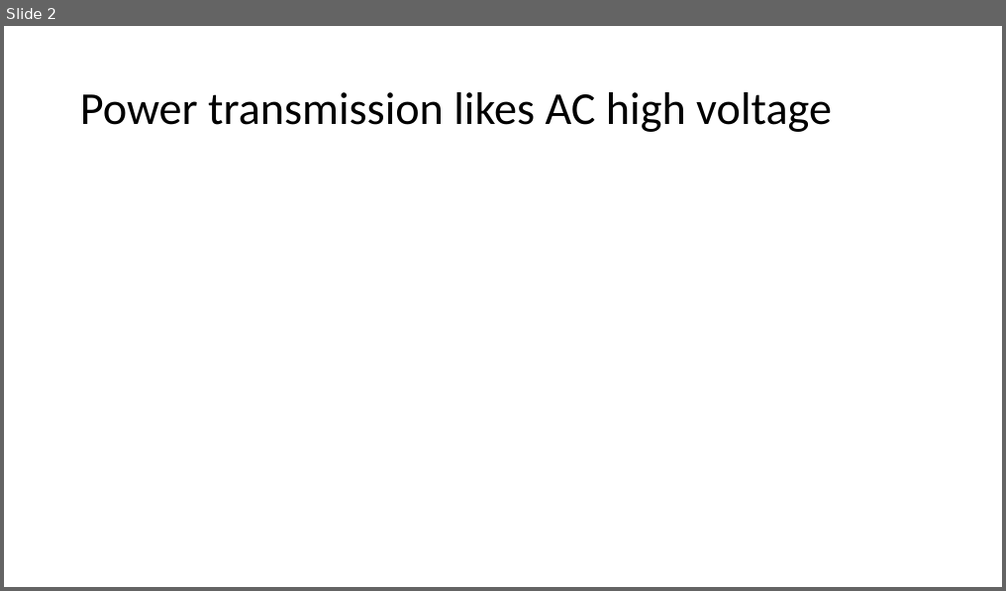
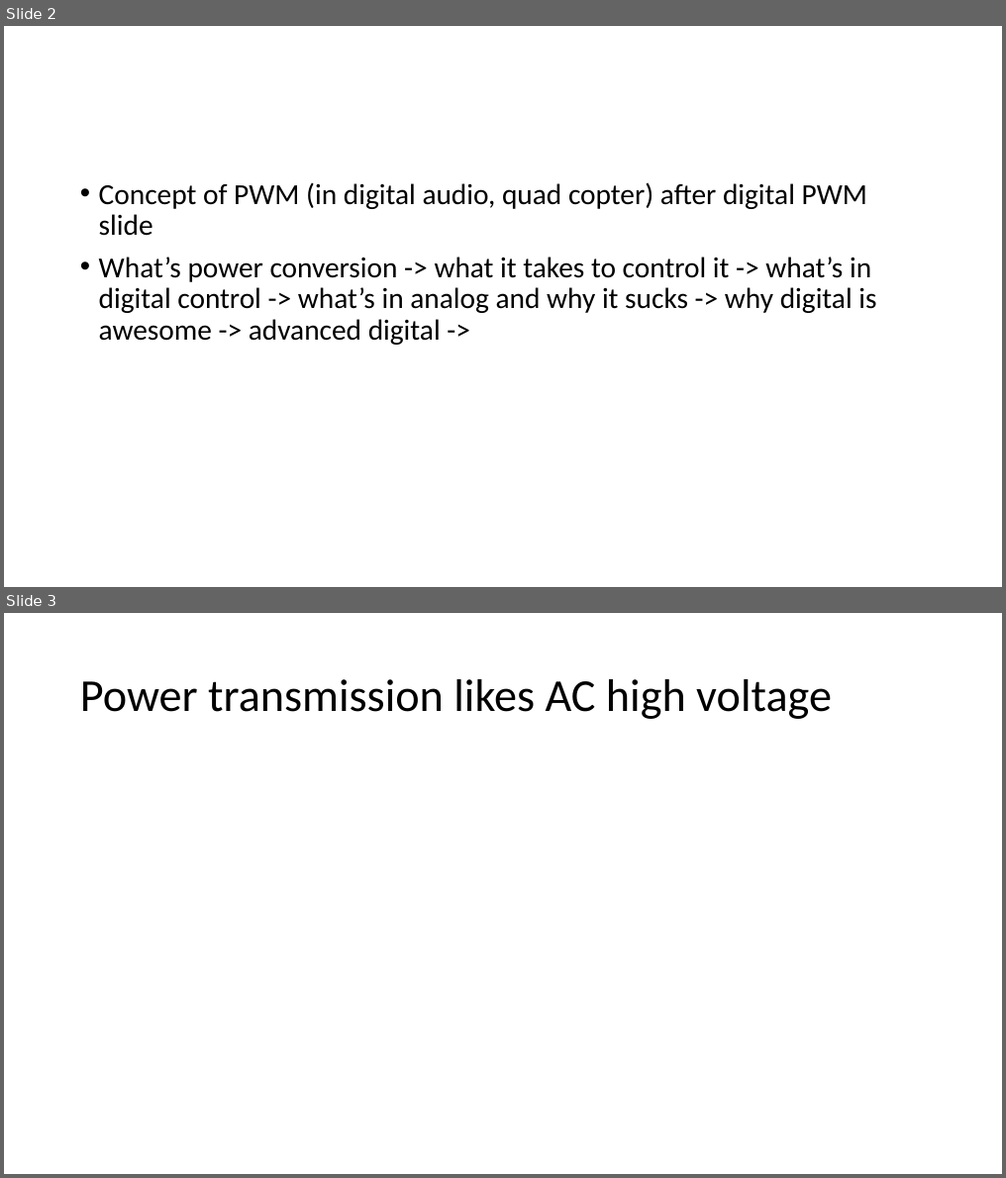
Before and after one commit to goose1987/EE542, a slide deck: Talk 1 power conversion.pptx. Shown one above the other, each under a label of ours: slide 2 before the commit, slides 2 and 3 after it. The pictures are 1006x591 and 1006x1178 pixels, drawn with LibreOffice and Linux fonts; fonts in the diff are those of the drawing; grey boxes stand for pictures. Boxes give left, top, right and bottom in pixels: in the first picture for what was removed or moved away, otherwise in the second. Text is boxed around its words. In the diff, an @@ line names an element or a change of style, - is before the commit and + after.

```diff
--- a/Talk 1 power conversion.pptx
+++ b/Talk 1 power conversion.pptx
@@ slide 2 added at (x1=4, y1=26, x2=1002, y2=587), background #FFFFFF @@
@@ text added at (x1=99, y1=182, x2=876, y2=345), 28 pt, text #000000 @@
+• Concept of PWM (in digital audio, quad copter) after digital PWM slide
+• What’s power conversion -> what it takes to control it -> what’s in digital control -> what’s in analog and why it sucks -> why digital is awesome -> advanced digital ->
@@ what was slide 2 is now slide 3 @@
```
Also in this commit, not shown: 3 slides changed, 3 other slides added, 1 slide removed.
